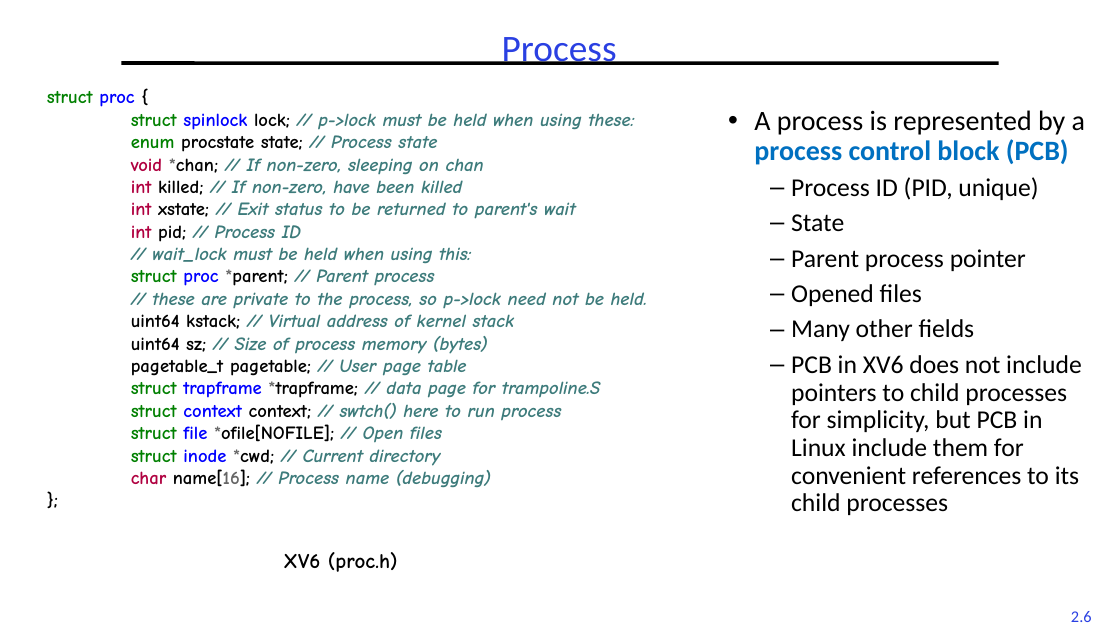
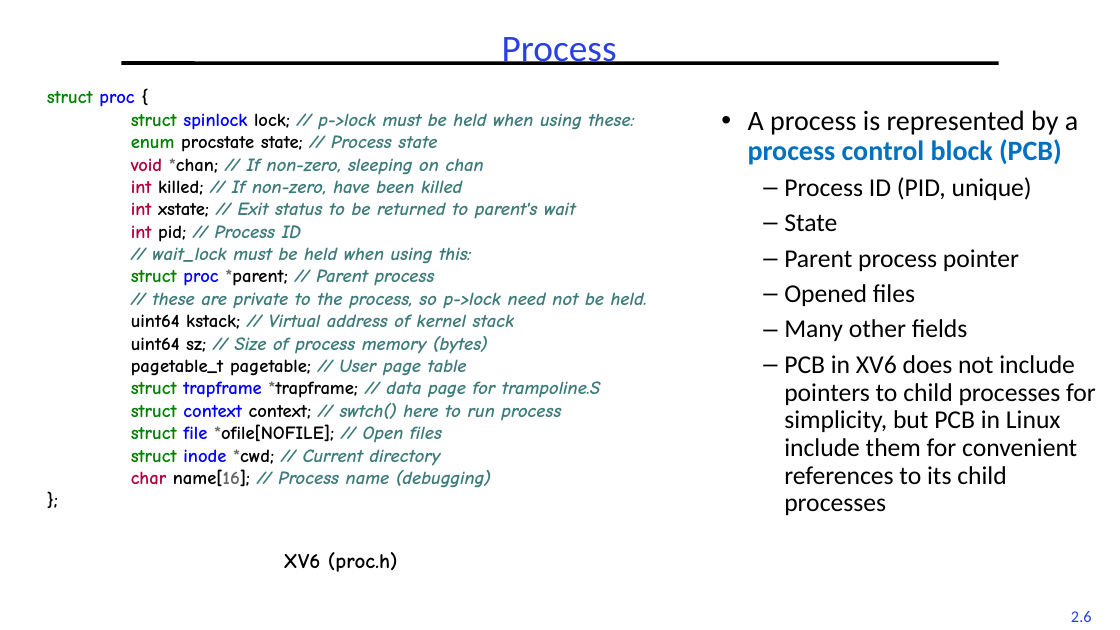
Before and after one commit to guhofstra/CSC256Fa25, a slide deck: slide 6 of PPTs/L2-Processes Threads.pptx. Drawn at 1120x630 pixels with LibreOffice and Linux fonts; fonts in the diff are those of the drawing. Boxes give left, top, right and bottom in pixels: in the first picture for what was removed or moved away, otherwise in the second. Text is boxed around its words. In the diff, an @@ line names an element or a change of style, - is before the commit and + after.

```diff
--- a/PPTs/L2-Processes Threads.pptx
+++ b/PPTs/L2-Processes Threads.pptx
@@ text "A process is represented by ..." rewrapped from [754, 110, 1085, 515] to [748, 110, 1096, 515] @@
```
Also in this commit, not shown: 4 other slides changed, 1 slide removed, 1 other file.
